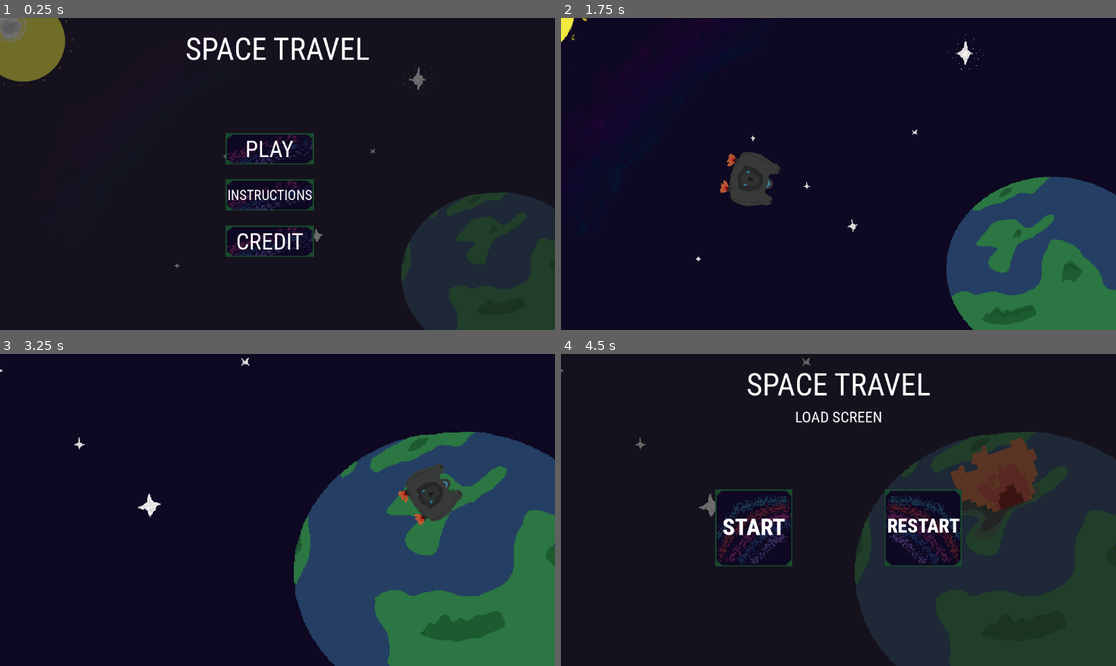
Above: before the commit, frames 1-4 (two rows, left to right).
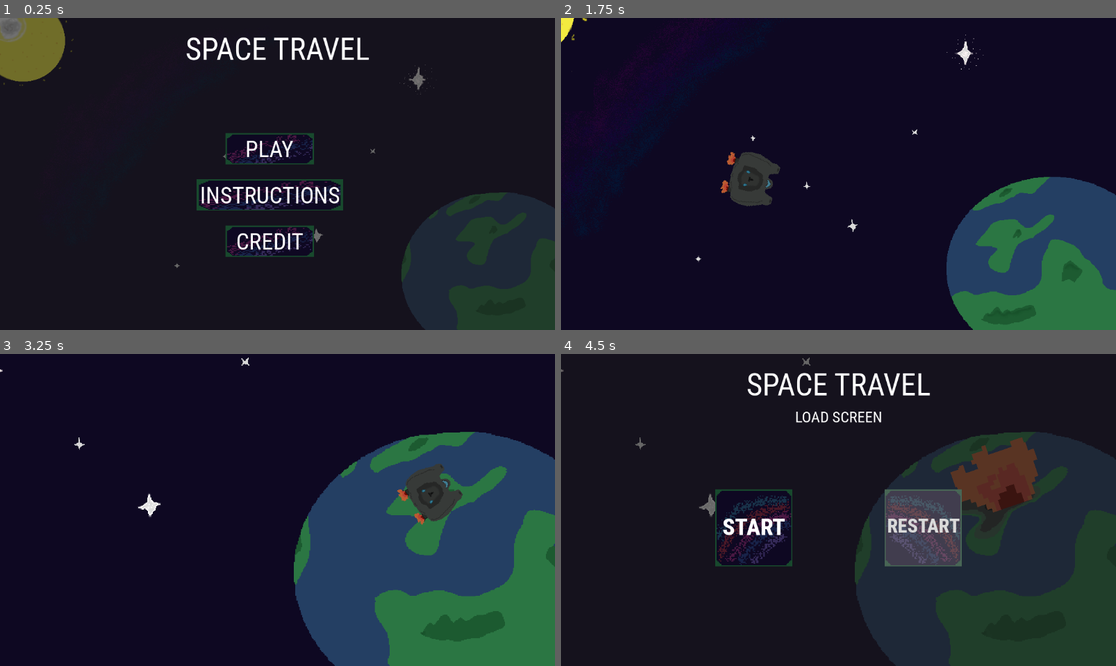
Above: after the commit, the same moments.

Repository: fishygaminglife-del/Space-Travel
Game: Godot game, scene res://scenes/homescreen.tscn
Same seed, same stepped clock (60 frames per second), same inputs: the game is played once before the commit and once after it.
Inputs (mouse positions are in pixels of both pictures, inside the frame that each line leads up to):
- Up to frame 1 (0.25 s): no input
- Up to frame 2 (1.75 s): click (832, 149) at 0.5 s; tap Enter at 1.25 s; move the mouse to (960, 158) at 1.27 s; hold Right (right, bound only after the commit) from 1.28 s (still down); tap Up (up, bound only after the commit) at 1.35, 1.52 s; click (960, 158) at 1.42 s
- Up to frame 3 (3.25 s): tap Up (up, bound only after the commit) at 1.82, 2.27, 2.3, 2.57, 3.05 s; move the mouse to (166, 525) at 2.02 s; tap Alt at 2.1 s; move the mouse to (333, 441) at 2.77 s; release Right (right, bound only after the commit) at 2.78 s; hold Left (left, bound only after the commit) from 2.78 s (still down); tap Shift at 2.85 s
- Up to frame 4 (4.5 s): move the mouse to (810, 572) at 3.52 s; release Left (left, bound only after the commit) at 3.53 s; hold Right (right, bound only after the commit) 3.53-4.25 s; tap Up (up, bound only after the commit) at 3.6, 3.77, 4.07 s; click (810, 572) at 3.67 s; click (921, 528) at 4.27 s

The runs differ from the first frame. In frame 1, 1.3% of the frame differs, in the area x 35-62%, y 51-62%; in frame 2, less than 0.1%; in frame 3, less than 0.1%; in frame 4, 3.3%, in the area x 58-76%, y 43-69%.

Commit message:
Start character
I am working on the character and its animation, currently the character can walk and move.

Diff:
--- a/space-travel/project.godot
+++ b/space-travel/project.godot
@@ -23,6 +23,33 @@
 
 enabled=PackedStringArray("res://addons/godot_super-wakatime/plugin.cfg")
 
+[input]
+
+up={
+"deadzone": 0.2,
+"events": [Object(InputEventKey,"resource_local_to_scene":false,"resource_name":"","device":-1,"window_id":0,"alt_pressed":false,"shift_pressed":false,"ctrl_pressed":false,"meta_pressed":false,"pressed":false,"keycode":0,"physical_keycode":4194320,"key_label":0,"unicode":0,"location":0,"echo":false,"script":null)
+, Object(InputEventKey,"resource_local_to_scene":false,"resource_name":"","device":-1,"window_id":0,"alt_pressed":false,"shift_pressed":false,"ctrl_pressed":false,"meta_pressed":false,"pressed":false,"keycode":0,"physical_keycode":87,"key_label":0,"unicode":119,"location":0,"echo":false,"script":null)
+]
+}
+left={
+"deadzone": 0.2,
+"events": [Object(InputEventKey,"resource_local_to_scene":false,"resource_name":"","device":-1,"window_id":0,"alt_pressed":false,"shift_pressed":false,"ctrl_pressed":false,"meta_pressed":false,"pressed":false,"keycode":0,"physical_keycode":4194319,"key_label":0,"unicode":0,"location":0,"echo":false,"script":null)
+, Object(InputEventKey,"resource_local_to_scene":false,"resource_name":"","device":-1,"window_id":0,"alt_pressed":false,"shift_pressed":false,"ctrl_pressed":false,"meta_pressed":false,"pressed":false,"keycode":0,"physical_keycode":65,"key_label":0,"unicode":97,"location":0,"echo":false,"script":null)
+]
+}
+right={
+"deadzone": 0.2,
+"events": [Object(InputEventKey,"resource_local_to_scene":false,"resource_name":"","device":-1,"window_id":0,"alt_pressed":false,"shift_pressed":false,"ctrl_pressed":false,"meta_pressed":false,"pressed":false,"keycode":0,"physical_keycode":4194321,"key_label":0,"unicode":0,"location":0,"echo":false,"script":null)
+, Object(InputEventKey,"resource_local_to_scene":false,"resource_name":"","device":-1,"window_id":0,"alt_pressed":false,"shift_pressed":false,"ctrl_pressed":false,"meta_pressed":false,"pressed":false,"keycode":0,"physical_keycode":68,"key_label":0,"unicode":100,"location":0,"echo":false,"script":null)
+]
+}
+down={
+"deadzone": 0.2,
+"events": [Object(InputEventKey,"resource_local_to_scene":false,"resource_name":"","device":-1,"window_id":0,"alt_pressed":false,"shift_pressed":false,"ctrl_pressed":false,"meta_pressed":false,"pressed":false,"keycode":0,"physical_keycode":4194322,"key_label":0,"unicode":0,"location":0,"echo":false,"script":null)
+, Object(InputEventKey,"resource_local_to_scene":false,"resource_name":"","device":-1,"window_id":0,"alt_pressed":false,"shift_pressed":false,"ctrl_pressed":false,"meta_pressed":false,"pressed":false,"keycode":0,"physical_keycode":83,"key_label":0,"unicode":115,"location":0,"echo":false,"script":null)
+]
+}
+
 [physics]
 
 3d/physics_engine="Jolt Physics"
--- /dev/null
+++ b/space-travel/scenes/MC.tscn
@@ -0,0 +1,69 @@
+[gd_scene format=3 uid="uid://bb1x7rq4y2i0t"]
+
+[ext_resource type="Script" uid="uid://clbhg5tgifhoe" path="res://scripts/mc.gd" id="1_ydmeg"]
+[ext_resource type="Texture2D" uid="uid://cm27wdt31lxpb" path="res://assets/charactermovementright.png" id="2_vse4h"]
+
+[sub_resource type="AtlasTexture" id="AtlasTexture_ek8dt"]
+atlas = ExtResource("2_vse4h")
+region = Rect2(0, 0, 32, 48)
+
+[sub_resource type="AtlasTexture" id="AtlasTexture_k6x7g"]
+atlas = ExtResource("2_vse4h")
+region = Rect2(32, 0, 32, 48)
+
+[sub_resource type="AtlasTexture" id="AtlasTexture_ssaja"]
+atlas = ExtResource("2_vse4h")
+region = Rect2(64, 0, 32, 48)
+
+[sub_resource type="AtlasTexture" id="AtlasTexture_6kc07"]
+atlas = ExtResource("2_vse4h")
+region = Rect2(96, 0, 32, 48)
+
+[sub_resource type="SpriteFrames" id="SpriteFrames_ssaja"]
+animations = [{
+"frames": [],
+"loop": true,
+"name": &"default",
+"speed": 5.0
+}, {
+"frames": [{
+"duration": 1.0,
+"texture": SubResource("AtlasTexture_ek8dt")
+}, {
+"duration": 1.0,
+"texture": SubResource("AtlasTexture_k6x7g")
+}, {
+"duration": 1.0,
+"texture": SubResource("AtlasTexture_ssaja")
+}, {
+"duration": 1.0,
+"texture": SubResource("AtlasTexture_6kc07")
+}],
+"loop": true,
+"name": &"side",
+"speed": 5.0
+}, {
+"frames": [],
+"loop": true,
+"name": &"sideidle",
+"speed": 5.0
+}, {
+"frames": [],
+"loop": true,
+"name": &"sideidle2",
+"speed": 5.0
+}]
+
+[node name="CharacterBody2D" type="CharacterBody2D" unique_id=1026173038]
+script = ExtResource("1_ydmeg")
+
+[node name="Camera2D" type="Camera2D" parent="." unique_id=1093166034]
+zoom = Vector2(2, 2)
+
+[node name="MCCharacter" type="AnimatedSprite2D" parent="." unique_id=1865063128]
+sprite_frames = SubResource("SpriteFrames_ssaja")
+animation = &"side"
+frame_progress = 0.90967476
+
+[node name="CollisionPolygon2D" type="CollisionPolygon2D" parent="." unique_id=464398291]
+polygon = PackedVector2Array(-7, -11, -6, 12, -7, 24, 5, 24, 5, 5, 4, 1, 6, -10, 3, -13, -5, -13)
--- a/space-travel/scenes/homescreen.tscn
+++ b/space-travel/scenes/homescreen.tscn
@@ -101,26 +101,26 @@
 expand_icon = true
 
 [node name="Buttonbg2" type="Sprite2D" parent="." unique_id=138474149]
-position = Vector2(560.0001, 368)
-scale = Vector2(2.875, 2.03125)
+position = Vector2(560, 368)
+scale = Vector2(4.7499995, 2.03125)
 texture = ExtResource("3_ro446")
 
 [node name="Label2" type="Label" parent="." unique_id=1580376845]
 texture_filter = 2
-offset_left = 470.0
+offset_left = 415.0
 offset_top = 340.0
-offset_right = 650.0
+offset_right = 706.0
 offset_bottom = 397.0
 theme_override_fonts/font = ExtResource("4_0667q")
-theme_override_font_sizes/font_size = 29
+theme_override_font_sizes/font_size = 48
 text = "INSTRUCTIONS"
 horizontal_alignment = 1
 vertical_alignment = 1
 
 [node name="Button2" type="Button" parent="." unique_id=598251626]
-offset_left = 468.0
+offset_left = 408.0
 offset_top = 335.0
-offset_right = 652.0
+offset_right = 712.0
 offset_bottom = 401.0
 theme_override_styles/normal = SubResource("StyleBoxFlat_0667q")
 theme_override_styles/hover = SubResource("StyleBoxFlat_v5pf5")
--- /dev/null
+++ b/space-travel/scenes/level1(intro).tscn
@@ -0,0 +1,66 @@
+[gd_scene format=3 uid="uid://bmvrlmid0iaan"]
+
+[ext_resource type="Script" uid="uid://ctaoe4q8wxj5s" path="res://scripts/level_1(intro).gd" id="1_u8hu4"]
+[ext_resource type="Texture2D" uid="uid://bw1rs10w2ul4d" path="res://assets/floor.png" id="2_0nxmp"]
+
+[sub_resource type="RectangleShape2D" id="RectangleShape2D_0nxmp"]
+size = Vector2(13824, 37)
+
+[node name="level1" type="Node2D" unique_id=2115481759]
+script = ExtResource("1_u8hu4")
+
+[node name="floor" type="Node2D" parent="." unique_id=644417273]
+
+[node name="Floor" type="Sprite2D" parent="floor" unique_id=1883827191]
+position = Vector2(576, 324)
+texture = ExtResource("2_0nxmp")
+
+[node name="Floor2" type="Sprite2D" parent="floor" unique_id=795848672]
+position = Vector2(1728, 324)
+texture = ExtResource("2_0nxmp")
+
+[node name="Floor3" type="Sprite2D" parent="floor" unique_id=1410821390]
+position = Vector2(-1728, 324)
+texture = ExtResource("2_0nxmp")
+
+[node name="Floor4" type="Sprite2D" parent="floor" unique_id=1722051944]
+position = Vector2(-576, 324)
+texture = ExtResource("2_0nxmp")
+
+[node name="Floor5" type="Sprite2D" parent="floor" unique_id=1819328182]
+position = Vector2(5184, 324)
+texture = ExtResource("2_0nxmp")
+
+[node name="Floor6" type="Sprite2D" parent="floor" unique_id=2125584518]
+position = Vector2(6336, 324)
+texture = ExtResource("2_0nxmp")
+
+[node name="Floor7" type="Sprite2D" parent="floor" unique_id=1431332560]
+position = Vector2(2880, 324)
+texture = ExtResource("2_0nxmp")
+
+[node name="Floor8" type="Sprite2D" parent="floor" unique_id=990800749]
+position = Vector2(4032, 324)
+texture = ExtResource("2_0nxmp")
+
+[node name="Floor9" type="Sprite2D" parent="floor" unique_id=1636646331]
+position = Vector2(-4032, 324)
+texture = ExtResource("2_0nxmp")
+
+[node name="Floor10" type="Sprite2D" parent="floor" unique_id=1069015256]
+position = Vector2(-2880, 324)
+texture = ExtResource("2_0nxmp")
+
+[node name="Floor11" type="Sprite2D" parent="floor" unique_id=2040041772]
+position = Vector2(-6336, 324)
+texture = ExtResource("2_0nxmp")
+
+[node name="Floor12" type="Sprite2D" parent="floor" unique_id=745913478]
+position = Vector2(-5184, 324)
+texture = ExtResource("2_0nxmp")
+
+[node name="collison" type="Node2D" parent="." unique_id=1284094019]
+
+[node name="CollisionShape2D" type="CollisionShape2D" parent="collison" unique_id=648561801]
+position = Vector2(0, 643)
+shape = SubResource("RectangleShape2D_0nxmp")
--- a/space-travel/scenes/startcutscene.tscn
+++ b/space-travel/scenes/startcutscene.tscn
@@ -2,7 +2,7 @@
 
 [ext_resource type="Script" uid="uid://cqm510ufue5xp" path="res://scripts/startcutscene.gd" id="1_wjc4s"]
 [ext_resource type="Texture2D" uid="uid://dehpm5mxpu8sa" path="res://assets/SPace Crash.png" id="1_wra3x"]
-[ext_resource type="Texture2D" uid="uid://dgh00ltk1ymdy" path="res://assets/spaceship.png" id="3_afnw1"]
+[ext_resource type="Texture2D" uid="uid://uhkd5a3fr4pe" path="res://assets/spaceship-sheet.png" id="3_2lt1h"]
 [ext_resource type="FontFile" uid="uid://cmmjtts5vttag" path="res://fonts/Amatic_SC,Roboto_Condensed/Roboto_Condensed/RobotoCondensed-VariableFont_wght.ttf" id="3_l8hbw"]
 [ext_resource type="Texture2D" uid="uid://filwn83u1vfg" path="res://assets/burntearth.png" id="3_ma3jo"]
 [ext_resource type="Texture2D" uid="uid://baf1ttrnc5kyf" path="res://assets/bigbuton.png" id="4_afnw1"]
@@ -59,6 +59,28 @@
 "speed": 5.0
 }]
 
+[sub_resource type="AtlasTexture" id="AtlasTexture_oowpn"]
+atlas = ExtResource("3_2lt1h")
+region = Rect2(0, 0, 96, 96)
+
+[sub_resource type="AtlasTexture" id="AtlasTexture_lag1y"]
+atlas = ExtResource("3_2lt1h")
+region = Rect2(96, 0, 96, 96)
+
+[sub_resource type="SpriteFrames" id="SpriteFrames_1knma"]
+animations = [{
+"frames": [{
+"duration": 1.0,
+"texture": SubResource("AtlasTexture_oowpn")
+}, {
+"duration": 1.0,
+"texture": SubResource("AtlasTexture_lag1y")
+}],
+"loop": true,
+"name": &"default",
+"speed": 5.0
+}]
+
 [sub_resource type="AtlasTexture" id="AtlasTexture_ma3jo"]
 atlas = ExtResource("4_l2nmq")
 region = Rect2(0, 0, 64, 64)
@@ -88,99 +110,81 @@
 "speed": 5.0
 }]
 
+[sub_resource type="StyleBoxFlat" id="StyleBoxFlat_ma3jo"]
+bg_color = Color(0.6, 0.6, 0.6, 0)
+
+[sub_resource type="StyleBoxFlat" id="StyleBoxFlat_2lt1h"]
+bg_color = Color(0.6, 0.6, 0.6, 0.36862746)
+
 [sub_resource type="Animation" id="Animation_l2nmq"]
 length = 0.001
 tracks/0/type = "value"
 tracks/0/imported = false
 tracks/0/enabled = true
-tracks/0/path = NodePath("Spaceship:position")
+tracks/0/path = NodePath("AnimatedSprite2D:scale")
 tracks/0/interp = 1
 tracks/0/loop_wrap = true
 tracks/0/keys = {
 "times": PackedFloat32Array(0),
 "transitions": PackedFloat32Array(1),
 "update": 0,
-"values": [Vector2(-84.99997, 182.00002)]
+"values": [Vector2(1, 1)]
 }
 tracks/1/type = "value"
 tracks/1/imported = false
 tracks/1/enabled = true
-tracks/1/path = NodePath("Spaceship:rotation")
+tracks/1/path = NodePath("AnimatedSprite2D:position")
 tracks/1/interp = 1
 tracks/1/loop_wrap = true
 tracks/1/keys = {
 "times": PackedFloat32Array(0),
 "transitions": PackedFloat32Array(1),
 "update": 0,
-"values": [-1.0471976]
+"values": [Vector2(576, 324)]
 }
 tracks/2/type = "value"
 tracks/2/imported = false
 tracks/2/enabled = true
-tracks/2/path = NodePath("AnimatedSprite2D:scale")
+tracks/2/path = NodePath("AnimatedSprite2D2:scale")
 tracks/2/interp = 1
 tracks/2/loop_wrap = true
 tracks/2/keys = {
 "times": PackedFloat32Array(0),
 "transitions": PackedFloat32Array(1),
 "update": 0,
-"values": [Vector2(1, 1)]
+"values": [Vector2(0.68749994, 0.68749994)]
 }
 tracks/3/type = "value"
 tracks/3/imported = false
 tracks/3/enabled = true
-tracks/3/path = NodePath("AnimatedSprite2D:position")
+tracks/3/path = NodePath("AnimatedSprite2D2:rotation")
 tracks/3/interp = 1
 tracks/3/loop_wrap = true
 tracks/3/keys = {
 "times": PackedFloat32Array(0),
 "transitions": PackedFloat32Array(1),
 "update": 0,
-"values": [Vector2(576, 324)]
+"values": [0.0]
 }
 tracks/4/type = "value"
 tracks/4/imported = false
 tracks/4/enabled = true
-tracks/4/path = NodePath("AnimatedSprite2D2:scale")
+tracks/4/path = NodePath("AnimatedSprite2D2:position")
 tracks/4/interp = 1
 tracks/4/loop_wrap = true
 tracks/4/keys = {
 "times": PackedFloat32Array(0),
 "transitions": PackedFloat32Array(1),
 "update": 0,
-"values": [Vector2(0.68749994, 0.68749994)]
+"values": [Vector2(878, 317.00003)]
 }
 tracks/5/type = "value"
 tracks/5/imported = false
 tracks/5/enabled = true
-tracks/5/path = NodePath("AnimatedSprite2D2:rotation")
+tracks/5/path = NodePath("AnimatedSprite2D2:visible")
 tracks/5/interp = 1
 tracks/5/loop_wrap = true
 tracks/5/keys = {
-"times": PackedFloat32Array(0),
-"transitions": PackedFloat32Array(1),
-"update": 0,
-"values": [0.0]
-}
-tracks/6/type = "value"
-tracks/6/imported = false
-tracks/6/enabled = true
-tracks/6/path = NodePath("AnimatedSprite2D2:position")
-tracks/6/interp = 1
-tracks/6/loop_wrap = true
-tracks/6/keys = {
-"times": PackedFloat32Array(0),
-"transitions": PackedFloat32Array(1),
-"update": 0,
-"values": [Vector2(878, 317.00003)]
-}
-tracks/7/type = "value"
-tracks/7/imported = false
-tracks/7/enabled = true
-tracks/7/path = NodePath("AnimatedSprite2D2:visible")
-tracks/7/interp = 1
-tracks/7/loop_wrap = true
-tracks/7/keys = {
 "times": PackedFloat32Array(0),
 "transitions": PackedFloat32Array(1),
 "update": 1,
@@ -193,7 +197,7 @@
 tracks/0/type = "value"
 tracks/0/imported = false
 tracks/0/enabled = true
-tracks/0/path = NodePath("Spaceship:position")
+tracks/0/path = NodePath("Spaceship2:position")
 tracks/0/interp = 1
 tracks/0/loop_wrap = true
 tracks/0/keys = {
@@ -205,7 +209,7 @@
 tracks/1/type = "value"
 tracks/1/imported = false
 tracks/1/enabled = true
-tracks/1/path = NodePath("Spaceship:rotation")
+tracks/1/path = NodePath("Spaceship2:rotation")
 tracks/1/interp = 1
 tracks/1/loop_wrap = true
 tracks/1/keys = {
@@ -319,11 +323,11 @@
 frame = 2
 frame_progress = 0.13559352
 
-[node name="Spaceship" type="Sprite2D" parent="." unique_id=133848336]
-position = Vector2(-84.99997, 182.00002)
+[node name="Spaceship2" type="AnimatedSprite2D" parent="." unique_id=680192130]
+position = Vector2(-85, 182)
 rotation = -1.0471976
-scale = Vector2(1.2634268, 1.2634268)
-texture = ExtResource("3_afnw1")
+scale = Vector2(1.263, 1.263)
+sprite_frames = SubResource("SpriteFrames_1knma")
 
 [node name="Burntearth" type="Sprite2D" parent="." unique_id=1560462515]
 position = Vector2(910.0003, 330)
@@ -338,7 +342,6 @@
 frame_progress = 0.1742801
 
 [node name="loadmenu" type="Node2D" parent="." unique_id=1383889174]
-visible = false
 
 [node name="Panel" type="Panel" parent="loadmenu" unique_id=1240531351]
 offset_left = -7.0
@@ -395,5 +398,28 @@
 theme_override_font_sizes/font_size = 32
 text = "LOAD SCREEN"
 
+[node name="restart" type="Button" parent="loadmenu" unique_id=848293930]
+offset_left = 672.0
+offset_top = 281.0
+offset_right = 832.0
+offset_bottom = 441.0
+theme_override_styles/normal = SubResource("StyleBoxFlat_ma3jo")
+theme_override_styles/hover = SubResource("StyleBoxFlat_2lt1h")
+icon_alignment = 1
+expand_icon = true
+
+[node name="play" type="Button" parent="loadmenu" unique_id=1997271525]
+offset_left = 320.0
+offset_top = 281.0
+offset_right = 480.0
+offset_bottom = 441.0
+theme_override_styles/normal = SubResource("StyleBoxFlat_ma3jo")
+theme_override_styles/hover = SubResource("StyleBoxFlat_2lt1h")
+icon_alignment = 1
+expand_icon = true
+
 [node name="AnimationPlayer" type="AnimationPlayer" parent="." unique_id=43418900]
 libraries/ = SubResource("AnimationLibrary_2lt1h")
+
+[connection signal="pressed" from="loadmenu/restart" to="." method="_on_restart_pressed"]
+[connection signal="pressed" from="loadmenu/play" to="." method="_on_play_pressed"]
--- a/space-travel/scripts/global.gd
+++ b/space-travel/scripts/global.gd
@@ -2,6 +2,7 @@
 
 var level = 1
 var coins = 0
+var played_before = false
 
 func save_game():
 	var data = {
@@ -15,6 +16,7 @@
 
 func load_game():
 	if FileAccess.file_exists("user://save.json"):
+		var played_before = true
 		var file = FileAccess.open("user://save.json", FileAccess.READ)
 		var data = JSON.parse_string(file.get_as_text())
 		file.close()
--- /dev/null
+++ b/space-travel/scripts/level_1(intro).gd
@@ -0,0 +1,11 @@
+extends Node2D
+
+
+# Called when the node enters the scene tree for the first time.
+func _ready() -> void:
+	pass # Replace with function body.
+
+
+# Called every frame. 'delta' is the elapsed time since the previous frame.
+func _process(delta: float) -> void:
+	pass
--- /dev/null
+++ b/space-travel/scripts/mc.gd
@@ -0,0 +1,34 @@
+extends CharacterBody2D
+
+const JUMP_VELOCITY = -300
+var idle_time = 0.0
+var last_facing = 1
+var speed = 150
+
+func _physics_process(delta: float) -> void:
+	platformer_movement(delta)
+
+func platformer_movement(delta):
+	#Gravity
+	if not is_on_floor():
+		velocity.y += get_gravity().y * delta
+	#Jump
+	if Input.is_action_just_pressed("up") and is_on_floor():
+		velocity.y = JUMP_VELOCITY
+	# Horizontal movement
+	var direction = Input.get_axis("left", "right")
+	if direction != 0:
+		idle_time = 0.0
+		last_facing = direction
+		velocity.x = direction * speed
+		$MCCharacter.play("side")
+		$MCCharacter.flip_h = direction < 0
+
+	else:
+		velocity.x = move_toward(velocity.x, 0, speed)
+		idle_time += delta
+		if idle_time > 0.15:
+			if last_facing > 0:
+				$MCCharacter.play("sideidle2")
+			elif last_facing < 0:
+				$MCCharacter.play("sideidle2")
--- a/space-travel/scripts/startcutscene.gd
+++ b/space-travel/scripts/startcutscene.gd
@@ -3,6 +3,10 @@
 
 
 func _ready() -> void:
+	$loadmenu.visible = false
+	$Spaceship2.play("default")
+	if Global.played_before == true:
+		$loadmenu/Label.text = "CONTINUE"
 	$AnimatedSprite2D.frame = 1
 	$Burntearth.visible = false
 	$AnimatedSprite2D2.visible = false
@@ -23,8 +27,8 @@
 
 
 func _on_play_pressed() -> void:
-	pass # Replace with function body.
+	Global.load_game()
 
 
 func _on_restart_pressed() -> void:
-	pass # Replace with function body.
+	Global.reset_game()
Binary file added: space-travel/assets/character forward face.ase
Binary file added: space-travel/assets/charactermovementleft.png
Not shown, added: space-travel/assets/charactermovementleft.png.import
Binary file added: space-travel/assets/charactermovementright.png
Not shown, added: space-travel/assets/charactermovementright.png.import
Binary file added: space-travel/assets/floating-floor.png
Not shown, added: space-travel/assets/floating-floor.png.import
Binary file added: space-travel/assets/floor.png
Not shown, added: space-travel/assets/floor.png.import
Binary file added: space-travel/assets/spaceship-sheet.png
Not shown, added: space-travel/assets/spaceship-sheet.png.import
Binary file added: space-travel/assets/spaceship1.png
(and 5 more such lines)
